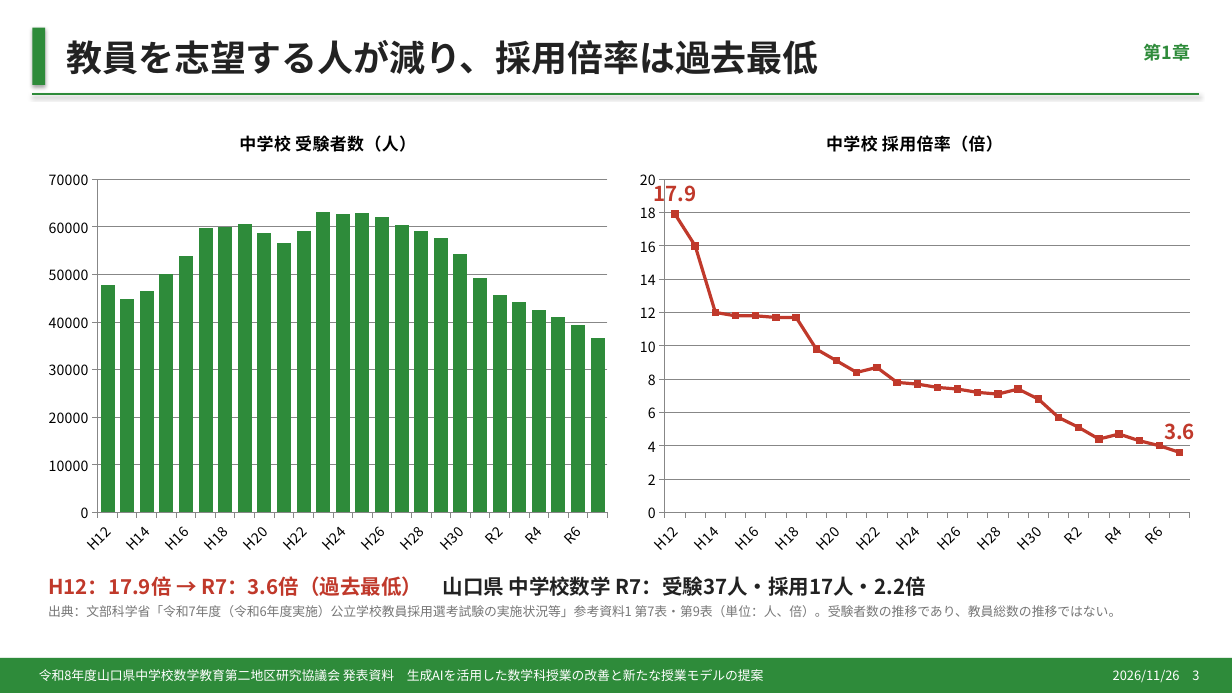
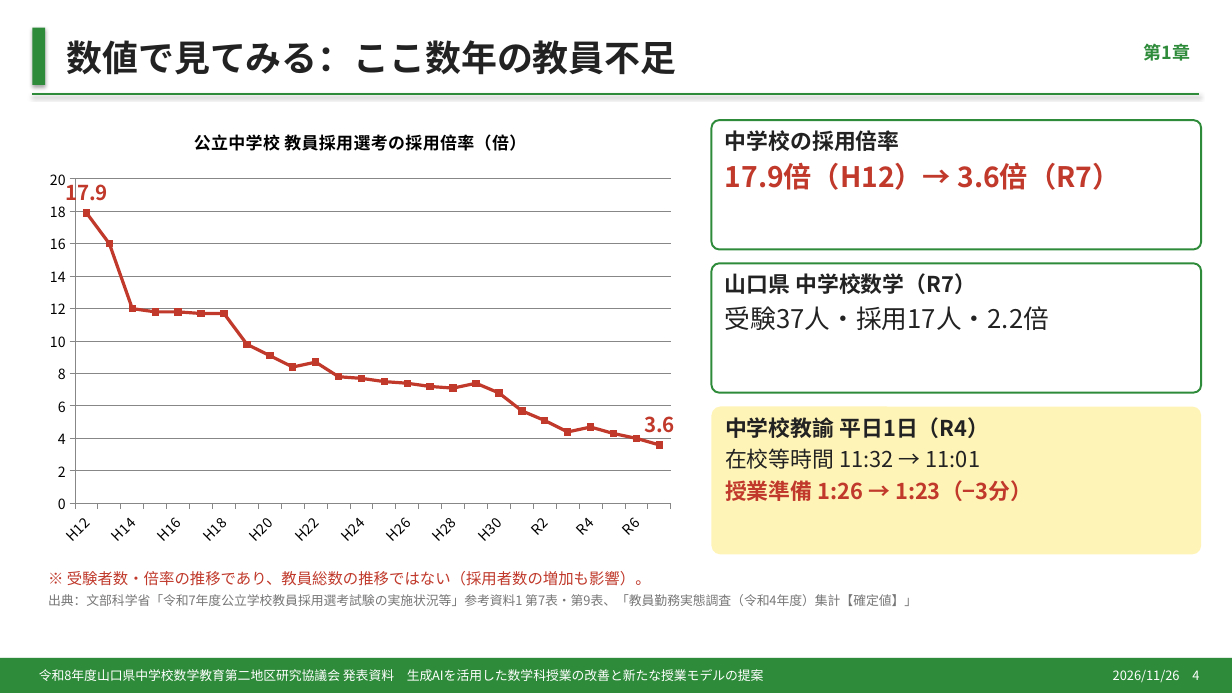
Before and after one commit to margiela14th-sudo/my-ai-project, a slide deck: slide 4 of 07_完成資料/県大会発表_生成AI授業再構築.pptx (slide 3 before the commit). Drawn at 1232x693 pixels with LibreOffice and Linux fonts; fonts in the diff are those of the drawing. Boxes give left, top, right and bottom in pixels: in the first picture for what was removed or moved away, otherwise in the second. Text is boxed around its words. In the diff, an @@ line names an element or a change of style, - is before the commit and + after.

```diff
--- a/07_完成資料/県大会発表_生成AI授業再構築.pptx
+++ b/07_完成資料/県大会発表_生成AI授業再構築.pptx
@@ text at [66,40,676,75]: text changed @@
-教員を志望する人が減り、採用倍率は過去最低
+数値で見てみる：ここ数年の教員不足
@@ column chart at [37,111,684,555] @@
@@ column chart to line chart @@
@@ title "中学校 受験者数（人）" to "公立中学校 教員採用選考の採用倍率（倍）" @@
-中学校 受験者数（人）: 48000, 45000, 47000, 50000, 54000, 60000, 60000, 61000, 59000, 57000, 59000, 63000, 63000, 63000, 62000, 60000, 59000, 58000, 54000, 49000, 46000, 44000, 43000, 41000, 39000, 37000
+Series 1: 17.9, 16, 12, 11.8, 11.8, 11.7, 11.7, 9.8, 9.1, 8.4, 8.7, 7.8, 7.7, 7.5, 7.4, 7.2, 7.1, 7.4, 6.8, 5.7, 5.1, 4.4, 4.7, 4.3, 4, 3.6
@@ colour of Series 1 #2E8B3A to #C0392B @@
@@ data labels of Series 1 added @@
@@ bar spacing changed @@
@@ line chart: place and size @@
-line chart at [37,111,619,564]
+line chart at [37,111,684,555]
@@ line chart removed at [628,111,1202,564] @@
-title "中学校 採用倍率（倍）"
-categories: H12, H13, H14, H15, H16, H17, H18, H19, H20, H21, H22, H23, H24, H25, H26, H27, H28, H29, H30, R1, R2, R3, R4, R5, R6, R7
-中学校 採用倍率（倍）: 17.9, 16, 12, 11.8, 11.8, 11.7, 11.7, 9.8, 9.1, 8.4, 8.7, 7.8, 7.7, 7.5, 7.4, 7.2, 7.1, 7.4, 6.8, 5.7, 5.1, 4.4, 4.7, 4.3, 4, 3.6
@@ rounded rectangle added at [712,120,1202,250], outline #2E8B3A 1.5 pt, 22 pt, text #C0392B, bold @@
+中学校の採用倍率
+17.9倍（H12）→ 3.6倍（R7）
@@ rounded rectangle added at [712,263,1202,393], outline #2E8B3A 1.5 pt, 20 pt, text #222222 @@
+山口県 中学校数学（R7）
+受験37人・採用17人・2.2倍
@@ rounded rectangle added at [712,407,1202,555], fill #FFF4B8, 17 pt, text #222222, bold @@
+中学校教諭 平日1日（R4）
+在校等時間 11:32 → 11:01
+授業準備 1:26 → 1:23（−3分）
@@ text at [48,571,917,606]: text changed @@
-H12：17.9倍 → R7：3.6倍（過去最低） 山口県 中学校数学 R7：受験37人・採用17人・2.2倍
-出典：文部科学省「令和7年度（令和6年度実施）公立学校教員採用選考試験の実施状況等」参考資料1 第7表・第9表（単位：人、倍）。受験者数の推移であり、教員総数の推移ではない。
+※ 受験者数・倍率の推移であり、教員総数の推移ではない（採用者数の増加も影響）。
+出典：文部科学省「令和7年度公立学校教員採用選考試験の実施状況等」参考資料1 第7表・第9表、「教員勤務実態調査（令和4年度）集計【確定値】」
@@ text at [1113,670,1199,683]: text changed @@
-2026/11/26 3
+2026/11/26 4
```
Also in this commit, not shown: 14 other slides changed, 2 slides added, 2 slides removed, 8 other files.
